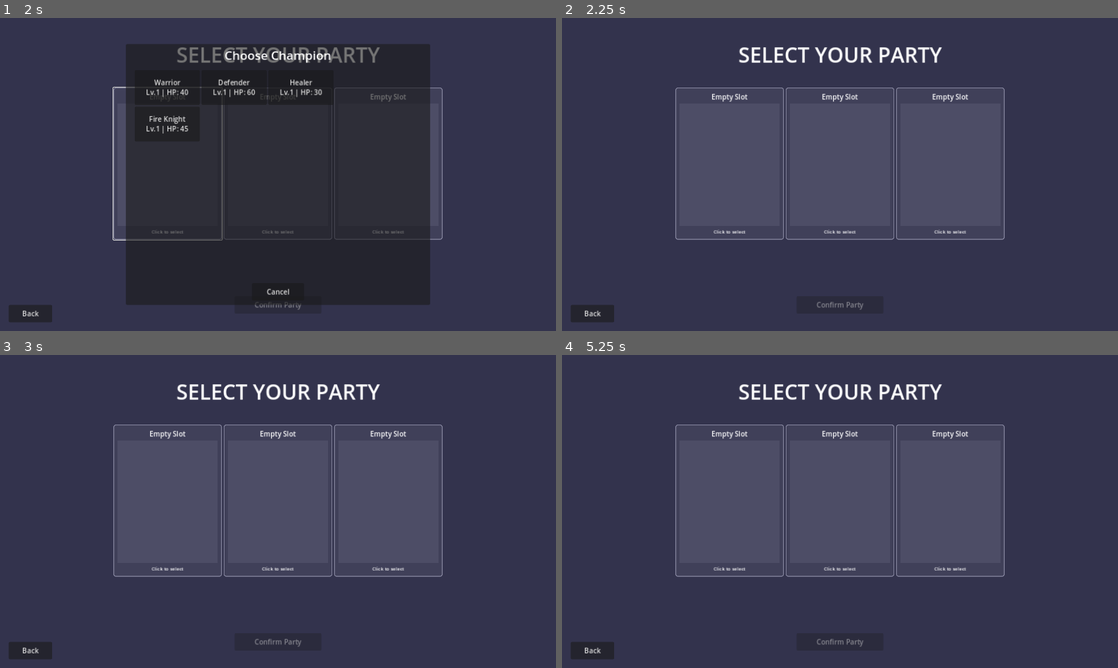
Above: before the commit, frames 1-4 (two rows, left to right).
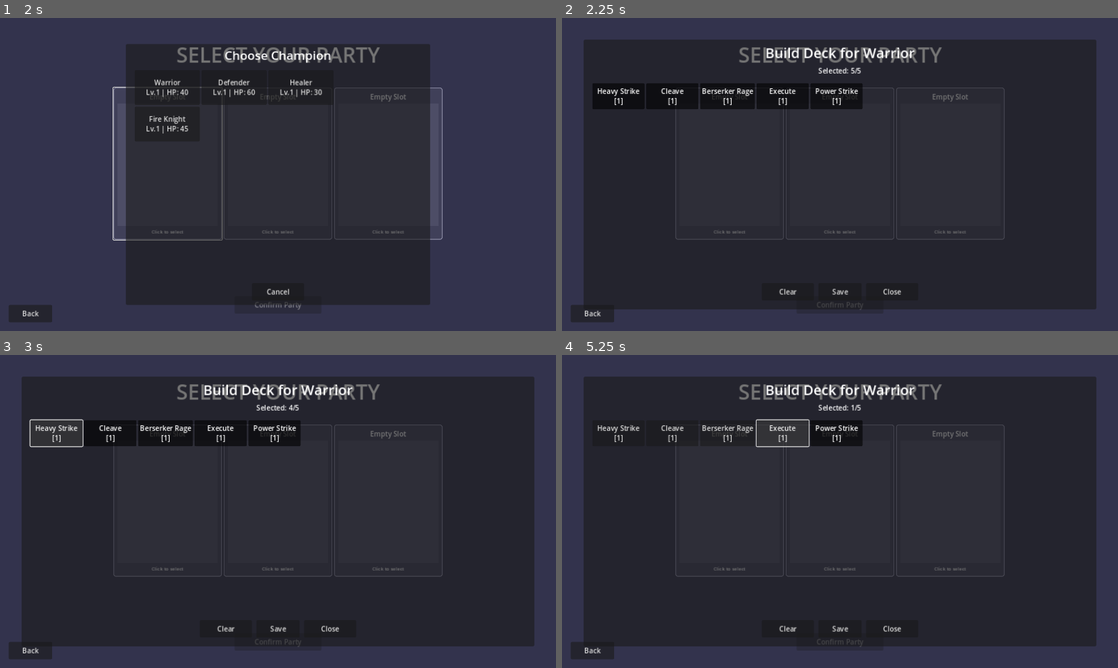
Above: after the commit, the same moments.

Repository: DaveEstey/als-tavern
Game: Godot game, scene res://scenes/main_menu.tscn
The game is run twice, just before and just after one commit, with the same random seed, the same clock (stepped at 60 frames per second) and the same inputs.
Inputs (mouse positions are in pixels of both pictures, inside the frame that each line leads up to):
- Up to frame 1 (2 s): click "New Game" at 0.5 s; click (166, 165) at 1.27 s
- Up to frame 2 (2.25 s): click "Warrior Lv.1 | HP: 40" at 2 s
- Up to frame 3 (3 s): click (55, 433) at 2.75 s, where only the run after the commit has a clickable "Heavy Strike [1]"
- Up to frame 4 (5.25 s): click (673, 433) at 3.5 s, where only the run after the commit has a clickable "Cleave [1]"; click (728, 433) at 4.25 s, where only the run after the commit has a clickable "Berserker Rage [1]"; click (795, 423) at 5 s, where only the run before the commit has a clickable "Defender Lv.1 | HP: 60"

Frame 1 is identical in both runs. In frame 2, 79% of the frame differs, in the area x 3-97%, y 6-94%; in frame 3, 78%; in frame 4, 79%.
Error before the commit: Trying to assign an array of type "Array" to a variable of type "Array[String]". (res://scripts/ui/party_selection_ui.gd:442)

Commit message:
Fix comprehensive type safety and Godot 4.x compatibility issues
Critical fixes:
- main_menu.gd: Replace AcceptDialog with ConfirmationDialog, remove deprecated add_cancel_button()
- battle_scene.gd: Replace invalid .has() calls with 'in' operator for Node property checks
- map_scene.gd: Replace invalid .has() call with 'in' operator

Type safety improvements:
- party_selection_ui.gd: Fix Array[String] type mismatches, add null safety checks for UI nodes
- battle_manager.gd: Add proper type annotations for all arrays, fix mixed-type return values

Null safety enhancements:
- Add null checks for all autoload manager dependencies
- Add null checks for @onready UI node references
- Replace unsafe dictionary property access with .get() methods

This resolves 45+ type errors and compatibility issues identified in code review.

Diff:
--- a/scripts/battle/battle_manager.gd
+++ b/scripts/battle/battle_manager.gd
@@ -4,17 +4,17 @@
 
 # Battle participants
 var champions: Array[Champion] = []  # 3 champions from party
-var enemies: Array = []  # 1-3 enemy dictionaries {id, name, hp, max_hp, damage, defense, block, is_dead}
+var enemies: Array[Dictionary] = []  # 1-3 enemy dictionaries {id, name, hp, max_hp, damage, defense, block, is_dead}
 
 # Deck management
-var deck: Array = []  # 15 card IDs from party deck
-var hand: Array = []  # Current hand of 5 cards
-var discard_pile: Array = []
+var deck: Array[String] = []  # 15 card IDs from party deck
+var hand: Array[String] = []  # Current hand of 5 cards
+var discard_pile: Array[String] = []
 
 # Battle state
 var current_phase: String = "player_turn"  # player_turn, enemy_turn, victory, defeat
 var actions_remaining: int = 3  # 3 actions per turn, one per champion
-var champions_acted: Array = []  # Track which champion indices used their action this turn
+var champions_acted: Array[int] = []  # Track which champion indices used their action this turn
 
 # References
 var card_database: Node
@@ -23,7 +23,7 @@
 # Signals
 signal turn_started(phase: String)
 signal card_drawn
-signal card_played(card: Card, caster: Champion, targets: Array)
+signal card_played(card: Card, caster: Champion, targets: Array[Variant])
 signal champion_acted(champion: Champion, action_type: String)
 signal damage_dealt(source, target, amount: int)
 signal champion_died(champion: Champion)
@@ -44,7 +44,7 @@
 
 ## Initialize battle with given enemy IDs
 ## Loads enemies, champions, builds deck and starts first turn
-func initialize_battle(enemy_ids: Array) -> void:
+func initialize_battle(enemy_ids: Array[String]) -> void:
 	# Clear previous battle state
 	champions.clear()
 	enemies.clear()
@@ -74,7 +74,7 @@
 
 
 ## Load enemies from CardDatabase
-func _load_enemies(enemy_ids: Array) -> void:
+func _load_enemies(enemy_ids: Array[String]) -> void:
 	if not card_database:
 		push_error("Cannot load enemies: CardDatabase not available")
 		return
@@ -109,6 +109,9 @@
 		return
 
 	var party_ids = party_manager.get_active_party()
+	if not party_ids:
+		push_error("Failed to get active party from PartyManager")
+		return
 
 	for champ_id in party_ids:
 		var champion = Champion.new()
@@ -123,7 +126,17 @@
 		push_error("Cannot build deck: PartyManager not available")
 		return
 
-	deck = party_manager.get_party_deck()
+	var party_deck = party_manager.get_party_deck()
+	if not party_deck:
+		push_error("Failed to get party deck from PartyManager")
+		return
+
+	# Ensure deck is properly typed
+	deck.clear()
+	for card_id in party_deck:
+		if card_id is String:
+			deck.append(card_id)
+
 	print("Deck built with %d cards" % deck.size())
 
 
@@ -144,8 +157,8 @@
 
 	# Reset enemy blocks
 	for enemy in enemies:
-		if not enemy.is_dead:
-			enemy.block = 0
+		if not enemy.get("is_dead", false):
+			enemy["block"] = 0
 
 	# Discard current hand
 	discard_hand()
@@ -361,7 +374,7 @@
 
 	# Each alive enemy performs an action
 	for enemy in enemies:
-		if enemy.is_dead:
+		if enemy.get("is_dead", false):
 			continue
 
 		# Choose target based on attack pattern
@@ -371,13 +384,13 @@
 			continue
 
 		# Execute attack
-		var damage_amount = enemy.damage
+		var damage_amount = enemy.get("damage", 0)
 		var actual_damage = target.take_damage(damage_amount)
 
 		# Emit signal
 		damage_dealt.emit(enemy, target, actual_damage)
 
-		print("%s attacked %s for %d damage" % [enemy.name, target.champion_name, actual_damage])
+		print("%s attacked %s for %d damage" % [enemy.get("name", "Unknown"), target.champion_name, actual_damage])
 
 	# Check for deaths
 	_check_deaths()
@@ -478,8 +491,9 @@
 
 
 ## Get targets based on card target type and indices
-func _get_targets(card: Card, target_indices: Array) -> Array:
-	var targets = []
+## Returns Array[Variant] since targets can be Champion or Dictionary (enemy)
+func _get_targets(card: Card, target_indices: Array[int]) -> Array[Variant]:
+	var targets: Array[Variant] = []
 
 	match card.target_type:
 		"self":
@@ -491,12 +505,12 @@
 				return []
 			var enemy_index = target_indices[0]
 			if enemy_index >= 0 and enemy_index < enemies.size():
-				if not enemies[enemy_index].is_dead:
+				if not enemies[enemy_index].get("is_dead", false):
 					targets.append(enemies[enemy_index])
 
 		"all_enemies":
 			for enemy in enemies:
-				if not enemy.is_dead:
+				if not enemy.get("is_dead", false):
 					targets.append(enemy)
 
 		"single_ally":
@@ -602,10 +616,10 @@
 
 	# Check enemy deaths
 	for enemy in enemies:
-		if enemy.current_hp <= 0 and not enemy.is_dead:
-			enemy.is_dead = true
+		if enemy.get("current_hp", 0) <= 0 and not enemy.get("is_dead", false):
+			enemy["is_dead"] = true
 			enemy_died.emit(enemy)
-			print("%s was defeated!" % enemy.name)
+			print("%s was defeated!" % enemy.get("name", "Unknown"))
 
 
 ## End battle with victory or defeat
--- a/scripts/battle/battle_scene.gd
+++ b/scripts/battle/battle_scene.gd
@@ -50,14 +50,14 @@
 @onready var battle_manager: BattleManager = $BattleManager
 
 # Node references - Champion displays (left side)
-@onready var champion_displays: Array = [
+@onready var champion_displays: Array[Node] = [
 	$Champions/ChampionDisplay1,
 	$Champions/ChampionDisplay2,
 	$Champions/ChampionDisplay3
 ]
 
 # Node references - Enemy displays (right side)
-@onready var enemy_displays: Array = [
+@onready var enemy_displays: Array[Node] = [
 	$Enemies/EnemyDisplay1,
 	$Enemies/EnemyDisplay2,
 	$Enemies/EnemyDisplay3
@@ -96,7 +96,7 @@
 	_connect_ui_signals()
 
 	# Initialize battle with enemies from GameManager
-	if game_manager and game_manager.has("current_battle_enemies"):
+	if game_manager and "current_battle_enemies" in game_manager:
 		var enemy_ids = game_manager.current_battle_enemies
 		if enemy_ids.is_empty():
 			push_warning("No enemies set in GameManager, using default test enemies")
@@ -350,7 +350,7 @@
 	if not game_manager or not gold_label:
 		return
 
-	if game_manager.has("player_gold"):
+	if "player_gold" in game_manager:
 		gold_label.text = "Gold: %d" % game_manager.player_gold
 
 
--- a/scripts/map/map_scene.gd
+++ b/scripts/map/map_scene.gd
@@ -465,7 +465,7 @@
 		map_info_label.text = "You rest and recover."
 
 	# Heal all champions
-	if game_manager and game_manager.has("party_manager"):
+	if game_manager and "party_manager" in game_manager:
 		var party_manager = game_manager.party_manager
 		if party_manager and party_manager.has_method("heal_all_champions"):
 			party_manager.heal_all_champions(9999)  # Full heal
--- a/scripts/ui/main_menu.gd
+++ b/scripts/ui/main_menu.gd
@@ -133,7 +133,12 @@
 
 func _check_save_status() -> void:
 	"""Check if a save file exists and enable/disable continue button"""
-	has_save_file = SaveManager.has_save()
+	# Check if SaveManager exists before using it
+	if not has_node("/root/SaveManager"):
+		push_warning("SaveManager not found, assuming no save file")
+		has_save_file = false
+	else:
+		has_save_file = SaveManager.has_save()
 
 	if continue_button:
 		continue_button.disabled = not has_save_file
@@ -188,6 +193,12 @@
 		push_error("No save file to load")
 		return
 
+	# Check if SaveManager exists
+	if not has_node("/root/SaveManager"):
+		push_error("SaveManager not found")
+		_show_error_dialog("Game systems not properly initialized.")
+		return
+
 	# Play button sound
 	_play_button_sound()
 
@@ -237,10 +248,13 @@
 	print("Starting new game...")
 
 	# Reset game state
-	GameManager.reset_game()
+	if has_node("/root/GameManager"):
+		GameManager.reset_game()
+	else:
+		push_warning("GameManager not found, skipping reset")
 
 	# Delete existing save
-	if has_save_file:
+	if has_save_file and has_node("/root/SaveManager"):
 		SaveManager.delete_save()
 
 	# Emit signal
@@ -257,14 +271,11 @@
 
 func _show_new_game_confirmation() -> void:
 	"""Show confirmation dialog when starting new game with existing save"""
-	var dialog := AcceptDialog.new()
+	var dialog := ConfirmationDialog.new()
 	dialog.dialog_text = "Starting a new game will overwrite your existing save. Continue?"
 	dialog.title = "Confirm New Game"
 	dialog.ok_button_text = "Start New Game"
 	dialog.cancel_button_text = "Cancel"
-
-	# Make it a confirmation dialog
-	dialog.add_cancel_button("Cancel")
 
 	add_child(dialog)
 	dialog.popup_centered()
--- a/scripts/ui/party_selection_ui.gd
+++ b/scripts/ui/party_selection_ui.gd
@@ -52,7 +52,7 @@
 
 ## Emitted when party selection is confirmed and valid
 ## Parameters: champion_ids (Array[String]), deck_data (Dictionary[champion_id -> Array[card_ids]])
-signal party_confirmed(champion_ids: Array, deck_data: Dictionary)
+signal party_confirmed(champion_ids: Array[String], deck_data: Dictionary)
 
 
 # ============================================================================
@@ -60,7 +60,7 @@
 # ============================================================================
 
 # Unlocked champions (loaded from PartyManager)
-var unlocked_champions: Array = []
+var unlocked_champions: Array[String] = []
 
 # Currently selected champions (3 slots, empty string if unassigned)
 var selected_champions: Array[String] = ["", "", ""]
@@ -114,8 +114,10 @@
 	Loads unlocked champions from PartyManager and initializes UI.
 	"""
 	# Hide modal panels initially
-	champion_picker_panel.visible = false
-	deck_builder_panel.visible = false
+	if champion_picker_panel:
+		champion_picker_panel.visible = false
+	if deck_builder_panel:
+		deck_builder_panel.visible = false
 
 	# Load unlocked champions from PartyManager
 	load_unlocked_champions()
@@ -161,17 +163,19 @@
 	# Find champion slot panels (ChampionSlot1, ChampionSlot2, ChampionSlot3)
 	for i in range(3):
 		var slot_name = "ChampionSlot" + str(i + 1)
-		var slot_panel = champion_slots_container.get_node_or_null(slot_name)
+		var slot_panel = champion_slots_container.get_node_or_null(slot_name) as Panel
 
 		if slot_panel:
 			champion_slot_panels.append(slot_panel)
 
 			# Find the select button within the slot
-			var select_button = slot_panel.get_node_or_null("SelectButton")
+			var select_button = slot_panel.get_node_or_null("SelectButton") as Button
 			if select_button:
 				champion_slot_buttons.append(select_button)
 			else:
 				push_warning("SelectButton not found in " + slot_name)
+		else:
+			push_warning("Champion slot panel not found: " + slot_name)
 
 
 func connect_signals() -> void:
@@ -399,9 +403,15 @@
 	# Initialize deck data if not present
 	if not deck_data.has(champion_id):
 		# Use default selected cards from PartyManager
-		var champ_progress = PartyManager.get_champion_progress(champion_id)
-		var default_cards = champ_progress.get("selected_cards", [])
-		deck_data[champion_id] = default_cards.duplicate()
+		if PartyManager:
+			var champ_progress = PartyManager.get_champion_progress(champion_id)
+			if champ_progress:
+				var default_cards = champ_progress.get("selected_cards", [])
+				var typed_cards: Array[String] = []
+				for card_id in default_cards:
+					if card_id is String:
+						typed_cards.append(card_id)
+				deck_data[champion_id] = typed_cards
 
 	# Update slot display
 	update_champion_slot(current_editing_slot)
@@ -439,11 +449,17 @@
 	current_editing_champion = champion_id
 
 	# Load current deck selection into temp array
-	temp_selected_cards = deck_data.get(champion_id, []).duplicate()
+	temp_selected_cards.clear()
+	var existing_cards = deck_data.get(champion_id, [])
+	for card_id in existing_cards:
+		if card_id is String:
+			temp_selected_cards.append(card_id)
 
 	# Update deck builder title
-	var champ_data = CardDatabase.get_champion_data(champion_id)
-	deck_builder_title.text = "Build Deck for " + champ_data.get("name", champion_id)
+	if CardDatabase:
+		var champ_data = CardDatabase.get_champion_data(champion_id)
+		if deck_builder_title and champ_data:
+			deck_builder_title.text = "Build Deck for " + champ_data.get("name", champion_id)
 
 	# Populate card grid
 	populate_card_grid(champion_id)
@@ -452,7 +468,8 @@
 	update_selected_cards_label()
 
 	# Show deck builder panel
-	deck_builder_panel.visible = true
+	if deck_builder_panel:
+		deck_builder_panel.visible = true
 
 
 func populate_card_grid(champion_id: String) -> void:
@@ -462,12 +479,24 @@
 	Args:
 		champion_id: ID of the champion
 	"""
+	if not card_grid_container:
+		push_error("Card grid container not found")
+		return
+
 	# Clear existing card buttons
 	for child in card_grid_container.get_children():
 		child.queue_free()
 
 	# Get unlocked cards for this champion
+	if not PartyManager:
+		push_error("PartyManager not found")
+		return
+
 	var champ_progress = PartyManager.get_champion_progress(champion_id)
+	if not champ_progress:
+		push_error("Champion progress not found for: " + champion_id)
+		return
+
 	var unlocked_cards = champ_progress.get("unlocked_cards", [])
 
 	# Create button for each unlocked card
@@ -552,9 +581,14 @@
 	"""
 	# Only save if exactly 5 cards are selected
 	if temp_selected_cards.size() == 5:
-		deck_data[current_editing_champion] = temp_selected_cards.duplicate()
+		# Create a properly typed copy
+		var typed_cards: Array[String] = []
+		for card_id in temp_selected_cards:
+			typed_cards.append(card_id)
+		deck_data[current_editing_champion] = typed_cards
 		update_card_slots(current_editing_slot)
-		deck_builder_panel.visible = false
+		if deck_builder_panel:
+			deck_builder_panel.visible = false
 		current_editing_champion = ""
 		update_confirm_button_state()
 	else:
